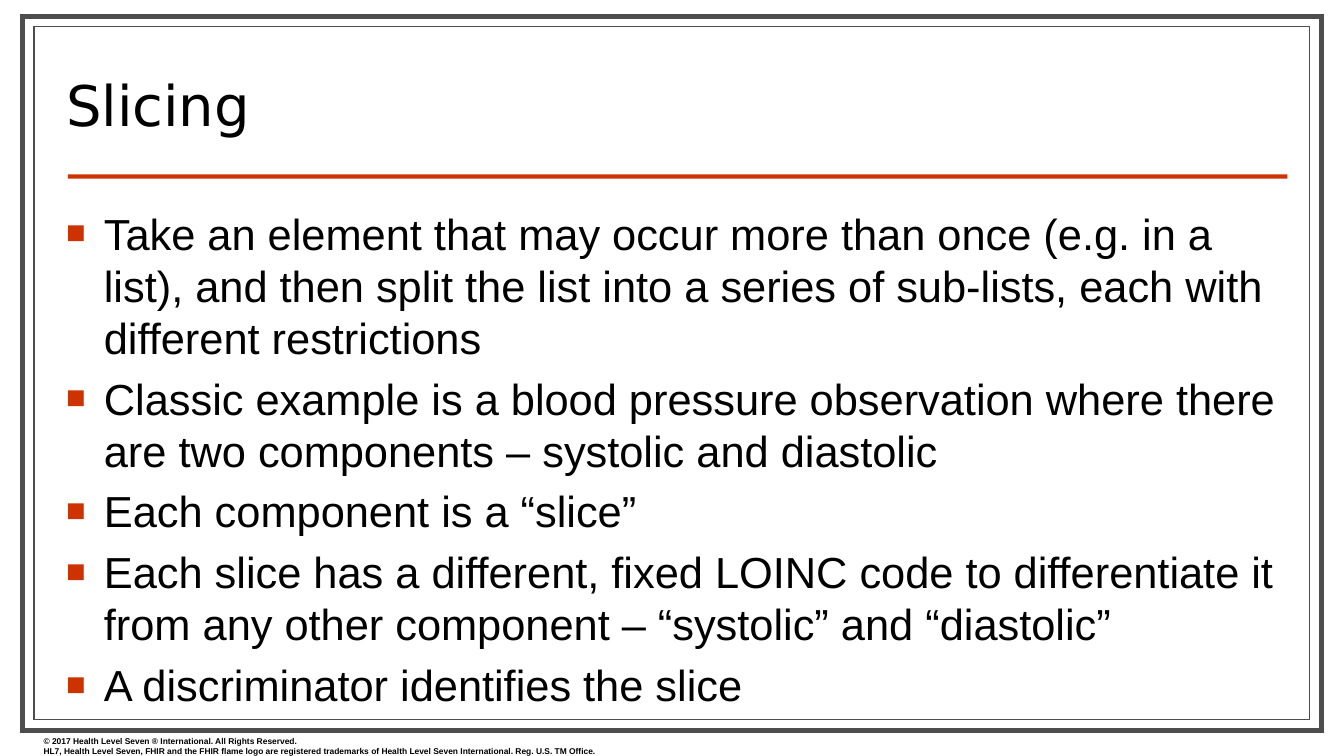
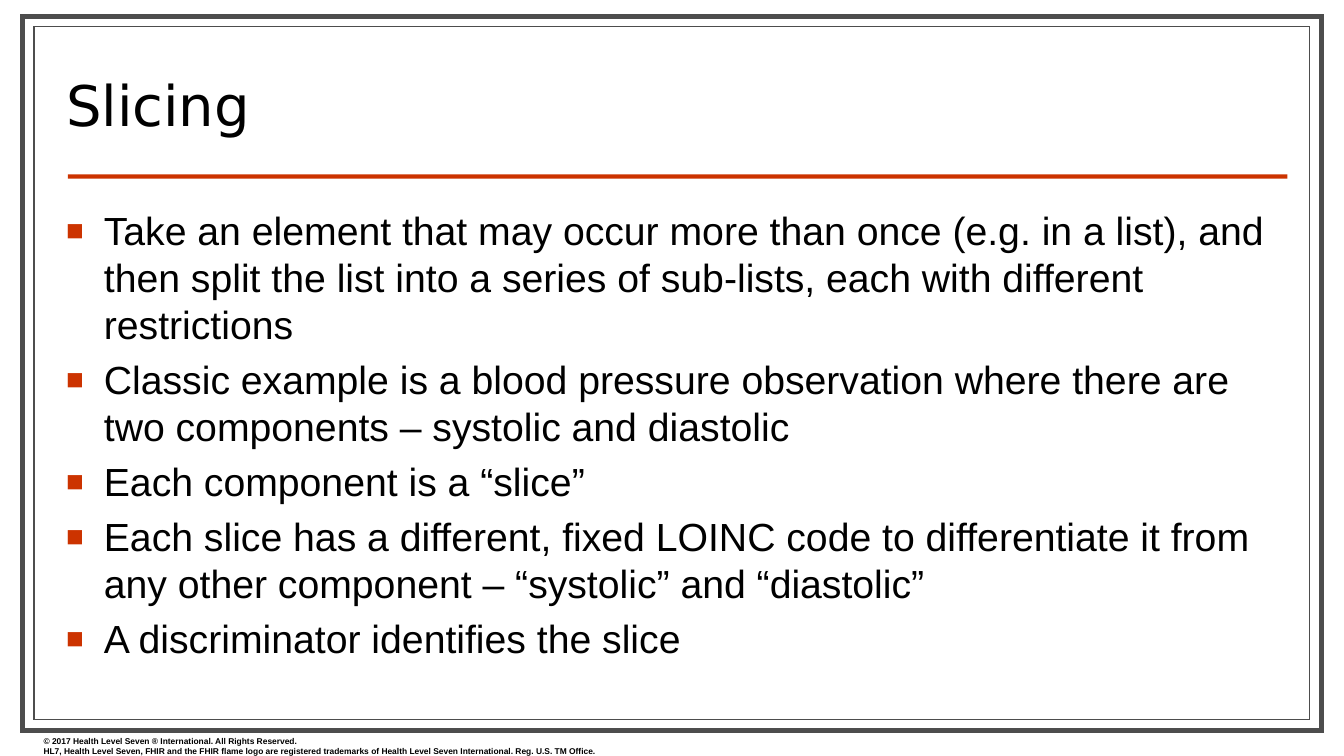
Before and after one commit to FHIR/documents, a slide deck: slide 16 of presentations/2019-09 IG Training/FHIR Profiling - Sarah.pptx (slide 14 before the commit). Drawn at 1344x756 pixels with LibreOffice and Linux fonts; fonts in the diff are those of the drawing; background and template pictures are left out. Boxes give left, top, right and bottom in pixels: in the first picture for what was removed or moved away, otherwise in the second. Text is boxed around its words. In the diff, an @@ line names an element or a change of style, - is before the commit and + after.

```diff
--- a/presentations/2019-09 IG Training/FHIR Profiling - Sarah.pptx
+++ b/presentations/2019-09 IG Training/FHIR Profiling - Sarah.pptx
@@ text "Take an element that may ..." at (104, 216, 1263, 654): size 31 to 28 pt @@
```
Also in this commit, not shown: 10 other slides changed, 4 slides added, 3 slides removed.
